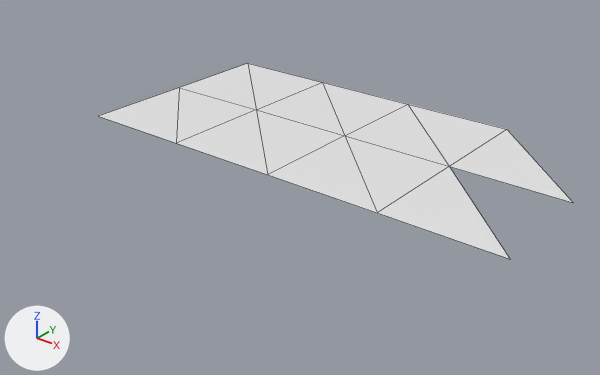
Renders of the OBJ model models/areas/castle/preview_cobble_0_5.obj from each side of a commit.
Rendered twice from a camera (50 mm lens) standing at (31.8, -135.9, 12.1) and looking at (10.8, -109.6, -4.2). Arrows for +X, +Y and +Z are at lower left; the lights stay in place. The first picture is the older version. Mesh edges are drawn as thin lines. Where no turn or scale is listed for an object, it has been applied to the vertices. Vertices at exactly the same position are counted once.

The older version as bpy lines, for what is in view:
```python
me_preview_cobble_0_5 = bpy.data.meshes.new('preview_cobble_0_5')
me_preview_cobble_0_5.from_pydata(...)  # 14 vertices, 14 faces; spans x 0.0..22.0, y -112.0..-101.0, z -2.7
ob_preview_cobble_0_5 = bpy.data.objects.new('preview_cobble_0_5', me_preview_cobble_0_5)
ob_preview_cobble_0_5.location = (0.0, 0.0, 0.0)
```
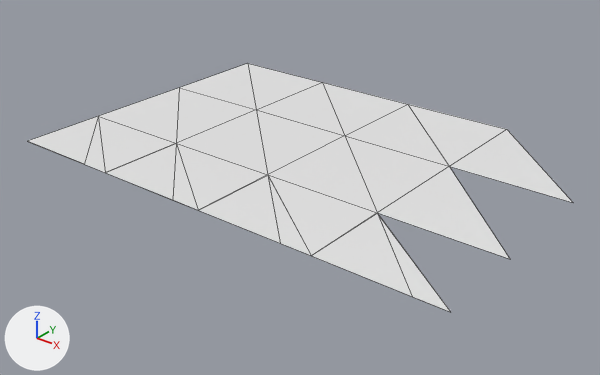
Changed parts and their boxes [x1, y1, x2, y2] in the pictures (600 x 375 px):
'preview_cobble_0_5', reshaped (15% wider, 27% taller)
    before: [100, 64, 573, 259]
    after: [28, 64, 573, 312]
part 1 of me_preview_cobble_0_5, added
    after: [30, 142, 447, 311]
part 2 of me_preview_cobble_0_5, added
    after: [28, 116, 450, 312]

What changed in the scene script:
```text
Change me_preview_cobble_0_5:
    used by ob_preview_cobble_0_5; location = (0.0, 0.0, 0.0)
    remove me_preview_cobble_0_5.from_pydata(...)  # 14 vertices, 14 faces; spans x 0.0..22.0, y -112.0..-101.0, z -2.7
    add me_preview_cobble_0_5.from_pydata(...)  # 36 vertices, 33 faces; spans x 0.0..22.0, y -116.1..-101.0, z -2.7
    me_preview_cobble_0_5 part 1: a new loose piece of 13 vertices spanning x 0.0..22.0, y -116.1..-112.0, z -2.7
    me_preview_cobble_0_5 part 2
    9 vertices are added at x 0.0..22.0, y -116.1, z -2.7
    11 new faces join them
```
